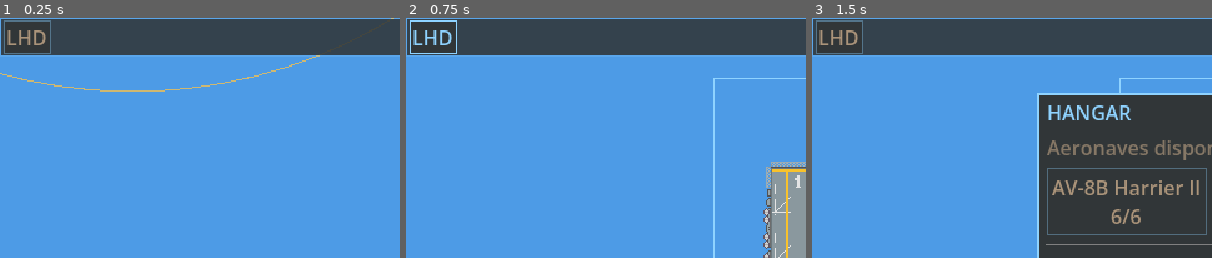
Above: before the commit, frames 1-3 (left to right).
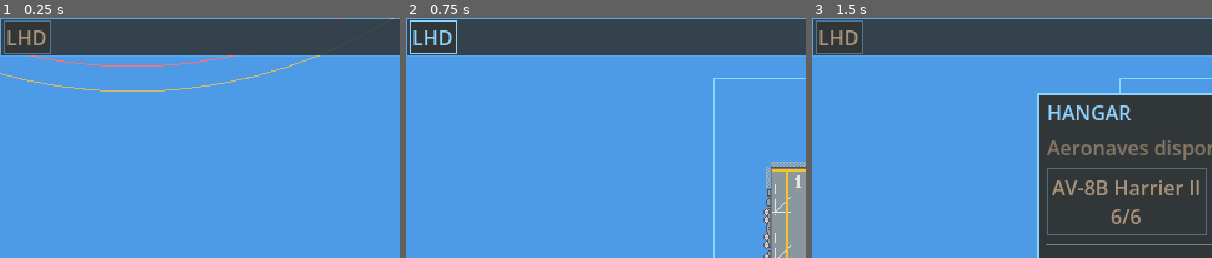
Above: after the commit, the same moments.

Repository: AbdielP/war-project
Game: Godot game, scene res://main.tscn
Same seed, same stepped clock (60 frames per second), same inputs: the game is played once before the commit and once after it.
Inputs:
- Up to frame 1 (0.25 s): no input
- Up to frame 2 (0.75 s): click "LHD" at 0.5 s
- Up to frame 3 (1.5 s): click "Hangar" at 1.25 s
The pictures show only the part of the screen within x 0-50%, y 0-50%; the shares and areas given below are measured in that part.

The runs differ from the first frame. In frame 1, 0.3% of the frame differs, in the area x 0-86%, y 0-21%; in frame 2, nothing differs; in frame 3, nothing differs.

Commit message:
misil prestado tunguska

Diff:
--- a/core/unit/2s6_tunguska/2s6_tunguska.tscn
+++ b/core/unit/2s6_tunguska/2s6_tunguska.tscn
@@ -16,6 +16,7 @@
 [ext_resource type="PackedScene" path="res://core/weapon/cannon_smoke_puff.tscn" id="14"]
 [ext_resource type="Script" uid="uid://bv57amugr3vv0" path="res://core/weapon/casing_ejector.gd" id="15"]
 [ext_resource type="PackedScene" path="res://core/weapon/casing_30mm.tscn" id="16"]
+[ext_resource type="Resource" path="res://core/weapon/9m311_missile.tres" id="17"]
 
 [sub_resource type="AtlasTexture" id="Hull"]
 atlas = ExtResource("2")
@@ -34,6 +35,7 @@
 
 [node name="Tunguska2S6" unique_id=1007014232 groups=["unit_ground"] instance=ExtResource("1")]
 script = ExtResource("7")
+missile = ExtResource("17")
 unit_type = ExtResource("3")
 team = 2
 
--- a/core/unit/2s6_tunguska/tunguska_2s6.gd
+++ b/core/unit/2s6_tunguska/tunguska_2s6.gd
@@ -13,8 +13,25 @@
 ##      hacia dónde mira el casco. Sin esto el armamento creería estar apuntando
 ##      al frente del vehículo y no dispararía nunca — o peor, dispararía de
 ##      lado.
+##   3. **Con qué de las dos armas tira**, que depende de a qué distancia esté
+##      lo que tiene enganchado.
 ##
 ## Se defiende sola y no recibe órdenes: es del otro bando.
+
+## Los misiles. Van en un armamento y no como arma fija —a diferencia del
+## cañón— porque **se gastan**: los que lleve y no hay más hasta que alguien la
+## recargue.
+##
+## Exportado y no `preload`: así el valor vive en la escena, y los círculos de
+## alcance pueden leerlo **en el editor**, donde los scripts que no son `@tool`
+## no llegan a ejecutarse y el armamento todavía no existe.
+@export var missile: WeaponType
+## Cuántos lleva.
+@export var missile_rounds: int = 8
+
+## Estación de la que salen. No hay `HardpointRack` en la escena, así que el
+## nombre no dibuja nada: sólo sirve para llevar la cuenta de la munición.
+const MISSILE_STATION := &"Rail"
 
 @onready var turret: TurretTracker = $Turret
 @onready var weapons: WeaponSystem = $WeaponSystem
@@ -22,11 +39,35 @@
 
 func _ready() -> void:
 	super._ready()
+	if missile != null:
+		set_weapon_loadout(WeaponLoadout.new("2S6", [
+			WeaponMount.new(missile, PackedStringArray([MISSILE_STATION]), missile_rounds),
+		]))
 	turret.target_acquired.connect(_on_locked_on)
 	# `bind` porque la señal no lleva nada y `set_attack_target` pide a quién:
 	# perderlo es dejar de apuntar a nadie.
 	turret.target_lost.connect(set_attack_target.bind(null))
 	weapons.firing_started.connect(_on_opened_fire)
+
+
+## Elige el arma según a qué distancia esté el blanco.
+##
+## Las dos envolventes están pegadas y no se solapan —el cañón llega a 250, el
+## misil empieza ahí—, así que a cada distancia sirve una sola y no hay que
+## desempatar: **la distancia elige, no una prioridad**. De lejos, misil; cuando
+## se te ha metido dentro, cañón.
+##
+## Si el blanco queda fuera de las dos —muy lejos, o tan encima que ni el cañón
+## llega— se deja el arma como estaba. Cambiarla no serviría de nada y sólo haría
+## parpadear la barra de armas.
+func _physics_process(_delta: float) -> void:
+	if not is_instance_valid(attack_target):
+		return
+	var distance := global_position.distance_to(attack_target.global_position)
+	for weapon in get_weapons():
+		if weapon.in_range(distance) and has_ammo(weapon):
+			set_active_weapon(weapon)
+			return
 
 
 ## Enganchó a alguien: se le apunta y **se le avisa**.
--- a/core/unit/range_rings.gd
+++ b/core/unit/range_rings.gd
@@ -57,6 +57,14 @@
 		engagement_color = value
 		queue_redraw()
 
+## El alcance del misil: el círculo de tiro de fuera. Rojo como el del cañón,
+## porque las dos cosas dicen lo mismo —desde aquí te disparan—, pero más claro
+## para poder distinguirlos.
+@export var missile_color: Color = Color(1.0, 0.45, 0.45, 0.9):
+	set(value):
+		missile_color = value
+		queue_redraw()
+
 ## La zona muerta: el círculo de dentro, donde el cañón ya no puede tirar.
 @export var dead_zone_color: Color = Color(0.4, 0.68, 0.42, 0.8):
 	set(value):
@@ -78,10 +86,11 @@
 		queue_redraw()
 
 
-## El radio de la zona muerta la última vez que se dibujó. Sirve para notar que
-## el arma cambió mientras se edita, ya que ese número no es un export de aquí y
-## nadie avisa cuando se toca.
+## Los radios que no son exports, la última vez que se dibujaron. Sirven para
+## notar que el armamento cambió mientras se edita: esos números salen de las
+## armas y nadie avisa aquí cuando se tocan.
 var _drawn_dead_zone: float = -1.0
+var _drawn_missile: float = -1.0
 
 
 func _draw() -> void:
@@ -90,6 +99,8 @@
 	# De fuera hacia dentro: los de dentro se dibujan encima y ganan donde se
 	# toquen, que es el orden en que importan.
 	_ring(detection_radius, detection_color)
+	_drawn_missile = missile_radius()
+	_ring(_drawn_missile, missile_color)
 	_ring(engagement_radius, engagement_color)
 	_drawn_dead_zone = dead_zone_radius()
 	_ring(_drawn_dead_zone, dead_zone_color)
@@ -101,17 +112,51 @@
 ##
 ## 0 = la unidad no tiene cañón, o su cañón no tiene zona muerta.
 func dead_zone_radius() -> float:
-	var unit := get_parent() as Unit
-	if unit == null or unit.unit_type == null or unit.unit_type.cannon == null:
+	var type := _property(&"unit_type") as UnitType
+	if type == null or type.cannon == null:
 		return 0.0
-	return unit.unit_type.cannon.min_range
+	return type.cannon.min_range
+
+
+## Un arma que la unidad lleve apuntada en una propiedad suya.
+func _weapon_of(property: StringName) -> WeaponType:
+	return _property(property) as WeaponType
+
+
+## Lee una propiedad del padre **sin llamarle a ningún método**.
+##
+## Es la diferencia entre verse en el editor y no verse: un script que no es
+## `@tool` no se ejecuta ahí, así que preguntarle nada devolvería vacío y los
+## círculos que salen del armamento no se dibujarían hasta arrancar el juego. Los
+## valores exportados, en cambio, están puestos en el nodo y se leen igual.
+func _property(name: StringName) -> Variant:
+	var unit := get_parent()
+	return unit.get(name) if unit != null else null
+
+
+## Hasta dónde llega el arma de más alcance que lleve, si es que llega más lejos
+## que el cañón. Es el anillo del misil.
+##
+## Tampoco es un export, por lo mismo que la zona muerta: el número ya está en el
+## arma. Se mira **el armamento entero** y no un misil concreto para que valga
+## igual el día que una batería lleve otra cosa.
+##
+## 0 = no lleva nada de más alcance que el cañón, y entonces no hay anillo que
+## dibujar: sería el mismo círculo dos veces.
+func missile_radius() -> float:
+	var weapon := _weapon_of(&"missile")
+	return weapon.max_range if weapon != null and weapon.max_range > engagement_radius \
+		else 0.0
 
 
 func _process(_delta: float) -> void:
-	# Sólo en el editor y sólo si cambió: el radio de dentro viene del arma, así
-	# que tocar el `.tres` no dispara ningún setter de aquí y el círculo se
-	# quedaría con el valor viejo hasta recargar la escena.
-	if Engine.is_editor_hint() and not is_equal_approx(_drawn_dead_zone, dead_zone_radius()):
+	# Sólo en el editor y sólo si cambió: estos radios vienen de las armas, así
+	# que tocar un `.tres` no dispara ningún setter de aquí y los círculos se
+	# quedarían con el valor viejo hasta recargar la escena.
+	if not Engine.is_editor_hint():
+		return
+	if not is_equal_approx(_drawn_dead_zone, dead_zone_radius()) \
+			or not is_equal_approx(_drawn_missile, missile_radius()):
 		queue_redraw()
 
 
--- /dev/null
+++ b/core/weapon/9m311_missile.tres
@@ -0,0 +1,19 @@
+[gd_resource type="Resource" script_class="WeaponType" format=3]
+
+[ext_resource type="Script" uid="uid://7byvps8lp5ao" path="res://core/weapon/weapon_type.gd" id="1"]
+[ext_resource type="PackedScene" path="res://core/weapon/agm65_missile.tscn" id="2"]
+
+[resource]
+script = ExtResource("1")
+display_name = "9M311"
+short_name = "SAM"
+brevity_code = "SAM"
+targets = 1
+min_range = 250.0
+max_range = 380.0
+firing_arc_deg = 20.0
+damage = 55.0
+blast_radius = 16.0
+projectile_scene = ExtResource("2")
+salvo_size = 1
+reload_time = 6.0
